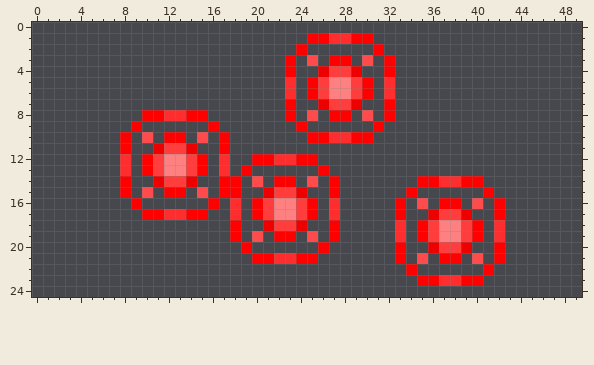
Two versions of one pixel-art sprite, data/gfx/Elements/GlobalMap/enemyMove/7.png. The first picture shows the starting point.
The file is 50x25 pixels. Pixels under 10% opacity are left out.
Now the later version:
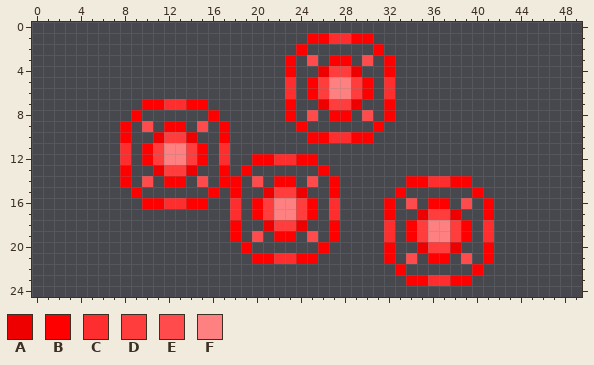
Palette (. is transparent): A #ee0000  B #ff0000  C #ff2e2e  D #ff3d3d  E #ff4b4b  F #ff8080
Change:
Changed rows in their new state; - is an unchanged pixel.
first column x 8:
 7 --BBCCBB---------------------------
 8 -B......B--------------------------
 9 B.E-BB-E.B-------------------------
10 --.ADDA.---------------------------
11 C-BDFFDB-C-------------------------
13 B-.ADDA.-B-------------------------
14 --E.BB.E------------------B-C-B-.--
15 .B.-..-.B.---------------B.-----B.-
16 -.BBCCBB.---------------B.E.B-.E.B.
17 --......----------------B.-AD-A.-B.
18 ------------------------C.BDF-DB.C.
19 ------------------------C.BDF-DB.C.
20 ------------------------B.-AD-A.-B.
21 ------------------------B.E.B-.E.B.
22 -------------------------B.-----B.-
23 --------------------------B-C-B-.--
